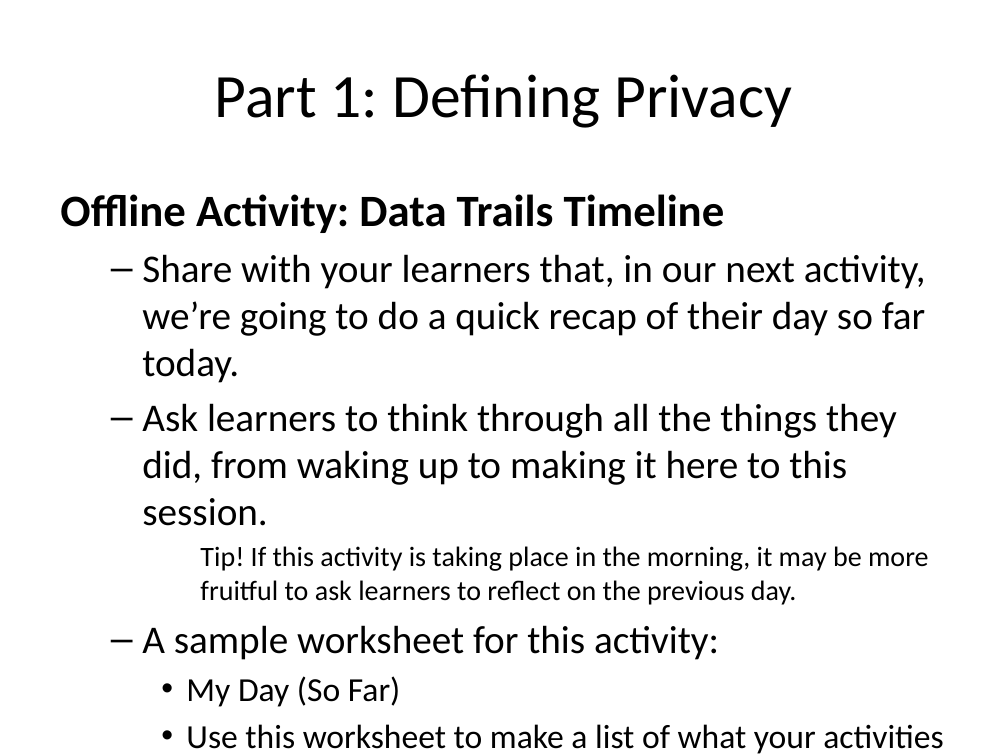
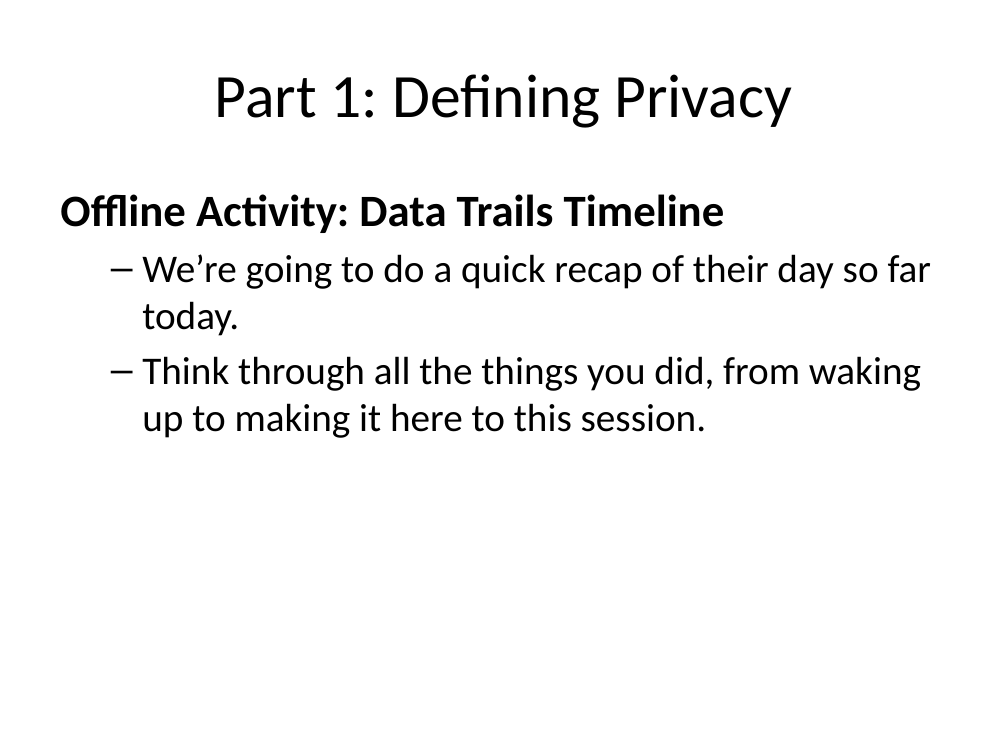
Before and after one commit to mr-eggleton/web-lit-core, a slide deck: slide 5 of powerpoints/11-safety-first.pptx. Drawn at 1008x756 pixels with LibreOffice and Linux fonts; fonts in the diff are those of the drawing. Boxes give left, top, right and bottom in pixels: in the first picture for what was removed or moved away, otherwise in the second. Text is boxed around its words. In the diff, an @@ line names an element or a change of style, - is before the commit and + after.

```diff
--- a/powerpoints/11-safety-first.pptx
+++ b/powerpoints/11-safety-first.pptx
@@ text at [142, 254, 932, 438]: text changed @@
-  – Share with your learners that, in our next activity, we’re going to do a quick recap of their day so far today.
-  – Ask learners to think through all the things they did, from waking up to making it here to this session.
-Tip! If this activity is taking place in the morning, it may be more fruitful to ask learners to reflect on the previous day.
-  – A sample worksheet for this activity:
-    • My Day (So Far)
-    • Use this worksheet to make a list of what your activities so far today. For each item on your, answer the following questions:
+  – We’re going to do a quick recap of their day so far today.
+  – Think through all the things you did, from waking up to making it here to this session.
```
Also in this commit, not shown: 8 other slides changed, 5 slides added, 1 slide removed, 15 other files.
